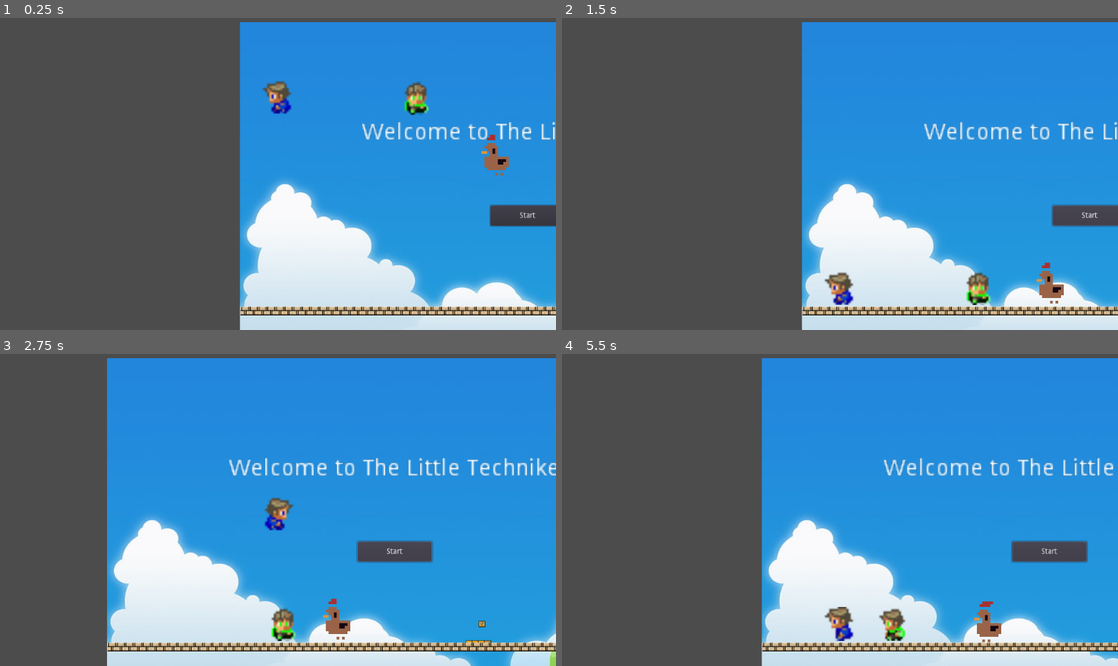
Above: before the commit, frames 1-4 (two rows, left to right).
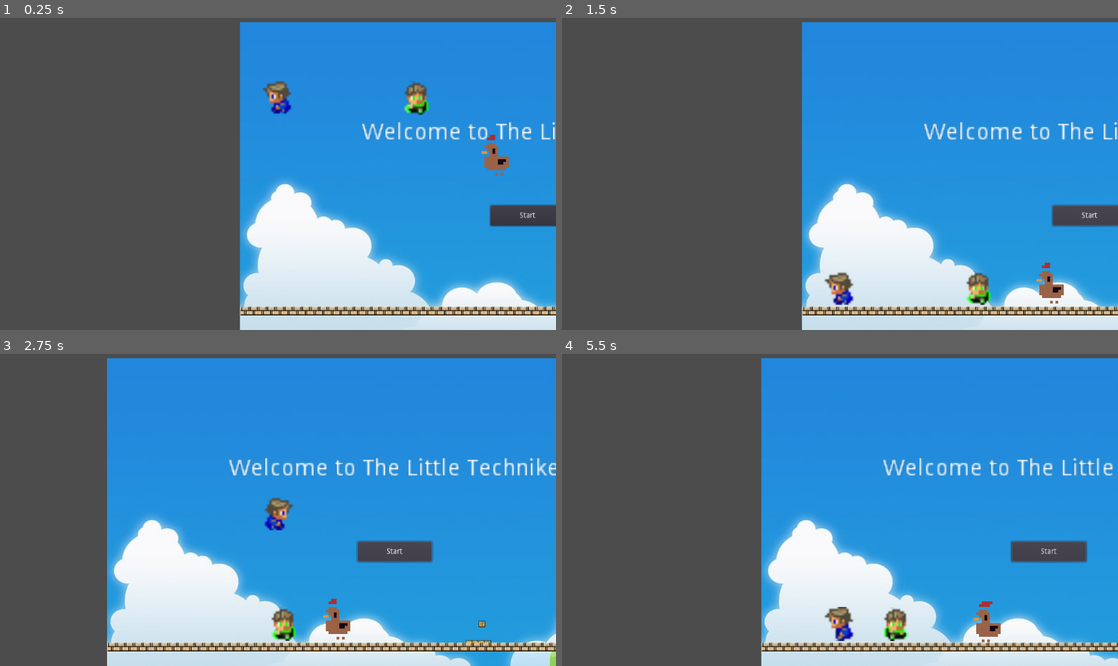
Above: after the commit, the same moments.

Repository: Draikon/TheLittleTechniker
Game: Godot game, scene res://Scenes/menus/start/TheLittleTechniker.tscn
Same seed, same stepped clock (60 frames per second), same inputs: the game is played once before the commit and once after it. This scene is started directly instead of the project's main scene.
Inputs:
- Up to frame 1 (0.25 s): no input
- Up to frame 2 (1.5 s): click "Start" at 0.5 s; click "Start" at 1.25 s
- Up to frame 3 (2.75 s): hold Right (ui_right) from 2.03 s (still down); tap Space (ui_select) at 2.27 s
- Up to frame 4 (5.5 s): tap Space (ui_select) at 3.02, 4.52, 5.27 s; release Right (ui_right) at 3.53 s; hold Left (ui_left) from 3.53 s (still down)

The runs differ from the first frame. In frame 1, 0.1% of the frame differs, in the area x 72-78%, y 20-32%; in frame 2, 0.1%; in frame 3, 0.1%; in frame 4, 2.5%, in the area x 35-100%, y 1-100%.

Commit message:
animated platt barmerboy when jumped on top

Diff:
--- a/BarmerBoy.gd
+++ b/BarmerBoy.gd
@@ -33,9 +33,17 @@
 
 	velocity = move_and_slide(velocity, Vector2(0, -1))
 
+func _on_top_checker_body_entered(body):
+	$AnimatedSprite.animation = 'platt'
 
 func _on_BehaviorTimer_timeout():
 	if $AnimatedSprite.animation == 'idle':
 		$AnimatedSprite.animation = 'move'
 	elif $AnimatedSprite.animation == 'move':
 		$AnimatedSprite.animation = 'idle'
+
+func _on_AnimatedSprite_animation_finished():
+	if ($AnimatedSprite.animation == 'platt'):
+		$AnimatedSprite.stop()
+		hide()
+		queue_free()
--- a/BarmerBoy.tscn
+++ b/BarmerBoy.tscn
@@ -33,6 +33,21 @@
 atlas = ExtResource( 2 )
 region = Rect2( 32, 0, 16, 16 )
 
+[sub_resource type="AtlasTexture" id=13]
+flags = 4
+atlas = ExtResource( 2 )
+region = Rect2( 0, 48, 16, 16 )
+
+[sub_resource type="AtlasTexture" id=14]
+flags = 4
+atlas = ExtResource( 2 )
+region = Rect2( 16, 48, 16, 16 )
+
+[sub_resource type="AtlasTexture" id=15]
+flags = 4
+atlas = ExtResource( 2 )
+region = Rect2( 32, 48, 16, 16 )
+
 [sub_resource type="SpriteFrames" id=7]
 animations = [ {
 "frames": [ SubResource( 9 ), SubResource( 10 ), SubResource( 11 ) ],
@@ -44,12 +59,22 @@
 "loop": true,
 "name": "move",
 "speed": 5.0
+}, {
+"frames": [ SubResource( 13 ), SubResource( 14 ), SubResource( 15 ) ],
+"loop": true,
+"name": "platt",
+"speed": 5.0
 } ]
 
 [sub_resource type="RectangleShape2D" id=8]
-extents = Vector2( 21, 28.5 )
+extents = Vector2( 22, 25.25 )
+
+[sub_resource type="RectangleShape2D" id=12]
+extents = Vector2( 18.5, 4 )
 
 [node name="BarmerBoy" type="KinematicBody2D"]
+collision_layer = 5
+collision_mask = 7
 script = ExtResource( 1 )
 
 [node name="AnimatedSprite" type="AnimatedSprite" parent="."]
@@ -57,15 +82,25 @@
 scale = Vector2( 3.59375, 3.90625 )
 frames = SubResource( 7 )
 animation = "idle"
-frame = 2
+frame = 1
 playing = true
 
 [node name="CollisionShape2D" type="CollisionShape2D" parent="."]
-position = Vector2( 328, 131 )
+position = Vector2( 324, 134.25 )
 shape = SubResource( 8 )
 
 [node name="BehaviorTimer" type="Timer" parent="."]
 wait_time = 3.0
 autostart = true
 
+[node name="top_checker" type="Area2D" parent="."]
+collision_layer = 16
+collision_mask = 10
+
+[node name="CollisionShape2D" type="CollisionShape2D" parent="top_checker"]
+position = Vector2( 324, 103 )
+shape = SubResource( 12 )
+
+[connection signal="animation_finished" from="AnimatedSprite" to="." method="_on_AnimatedSprite_animation_finished"]
 [connection signal="timeout" from="BehaviorTimer" to="." method="_on_BehaviorTimer_timeout"]
+[connection signal="body_entered" from="top_checker" to="." method="_on_top_checker_body_entered"]
--- a/Scenes/chicken/Chicken.tscn
+++ b/Scenes/chicken/Chicken.tscn
@@ -10,6 +10,21 @@
 
 var velocity = Vector2()
 var direction = -1
+
+
+# Declare member variables here. Examples:
+# var a = 2
+# var b = \"text\"
+
+
+# Called when the node enters the scene tree for the first time.
+func _ready():
+	pass # Replace with function body.
+
+
+# Called every frame. 'delta' is the elapsed time since the previous frame.
+#func _process(delta):
+#	pass
 
 func _physics_process(delta):
 	velocity.y += gravity * delta
Not shown: 1 places in BarmerBoy.tscn that only renumber resources
Binary file changed: barmerboy.png
